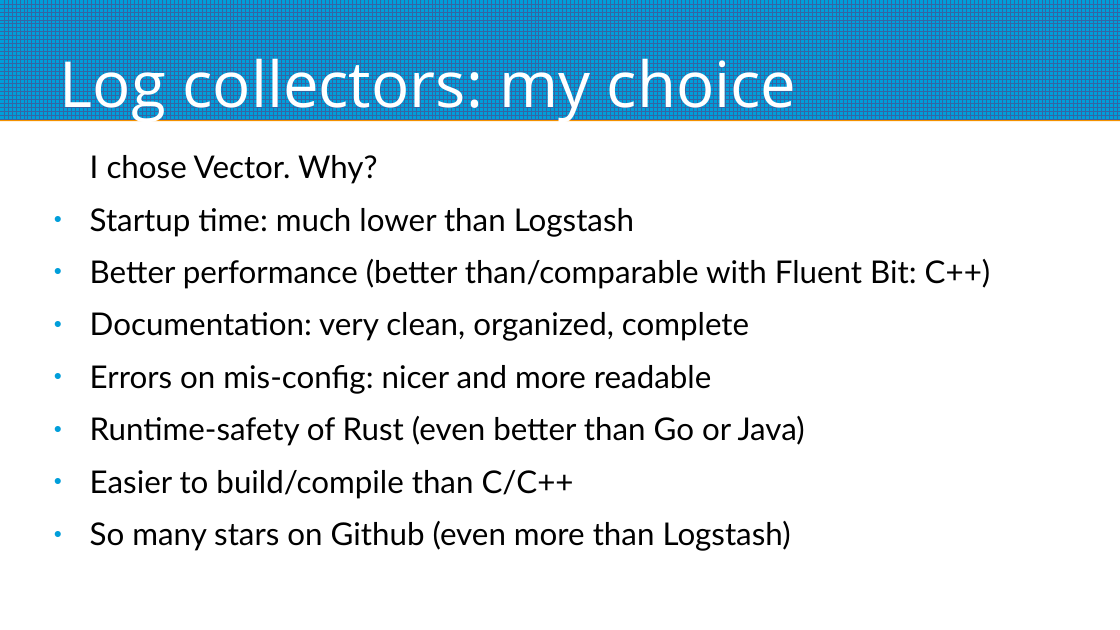
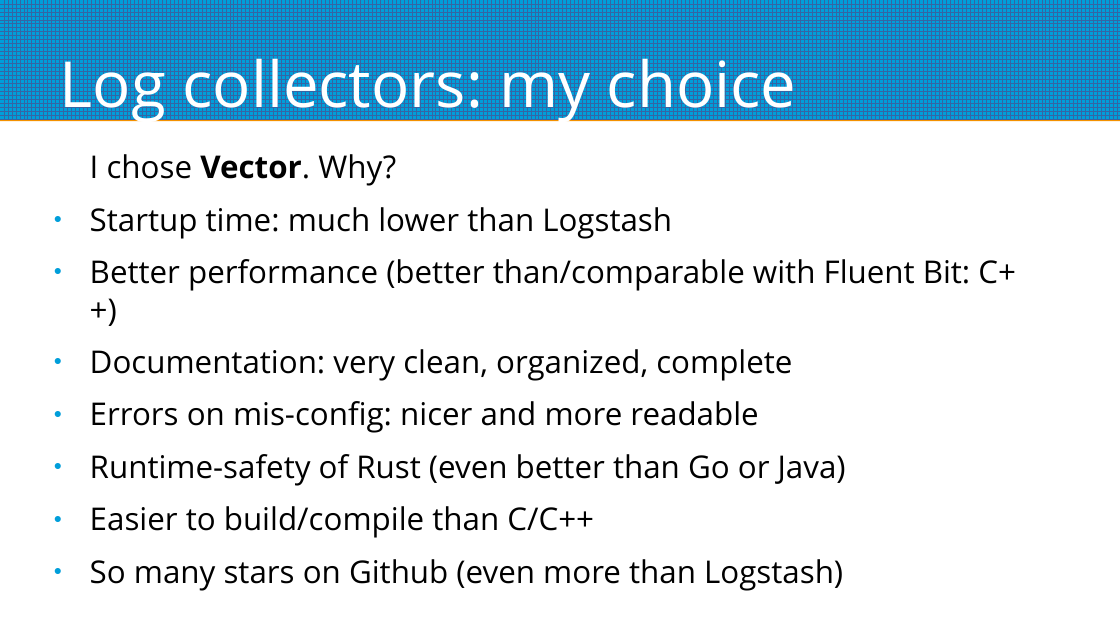
Before and after one commit to ilius/presentations, a slide deck: slide 14 of 2024-02-15/elk-slide-v5.odp. Drawn at 1120x630 pixels with LibreOffice and Linux fonts; fonts in the diff are those of the drawing. Boxes give left, top, right and bottom in pixels: in the first picture for what was removed or moved away, otherwise in the second. Text is boxed around its words. In the diff, an @@ line names an element or a change of style, - is before the commit and + after.

```diff
--- a/2024-02-15/elk-slide-v5.odp
+++ b/2024-02-15/elk-slide-v5.odp
@@ text "I chose Vector. Why?" at [90,154,1016,591]: font Lato to Open Sans; bold on in "Vector." @@
```
Also in this commit, not shown: 2 other slides changed, 1 slide added, 1 slide removed, 1 other file.
